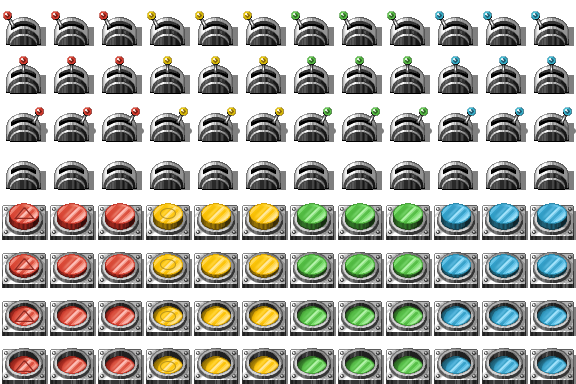
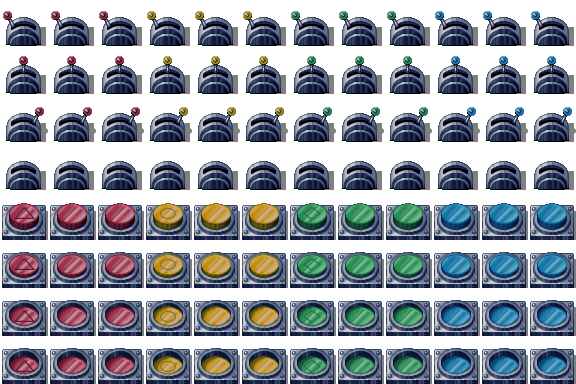
Before/after of a (576, 384) layered artwork. What changed in the layer stack:
renamed "Stripe Button" to "Diamond Button", moved it above "Final Button" over [303, 207, 321, 373]
added layer "Rectangle 1" (1st of 4, in "Diamond Button") in group "Diamond Button" over [303, 360, 321, 373]
added layer "Rectangle 1" (2nd of 4, in "Diamond Button") in group "Diamond Button" over [303, 310, 321, 323]
added layer "Rectangle 1" (3rd of 4, in "Diamond Button") in group "Diamond Button" over [303, 258, 321, 271]
added layer "Rectangle 1" (4th of 4, in "Diamond Button") in group "Diamond Button" over [303, 207, 321, 220]
